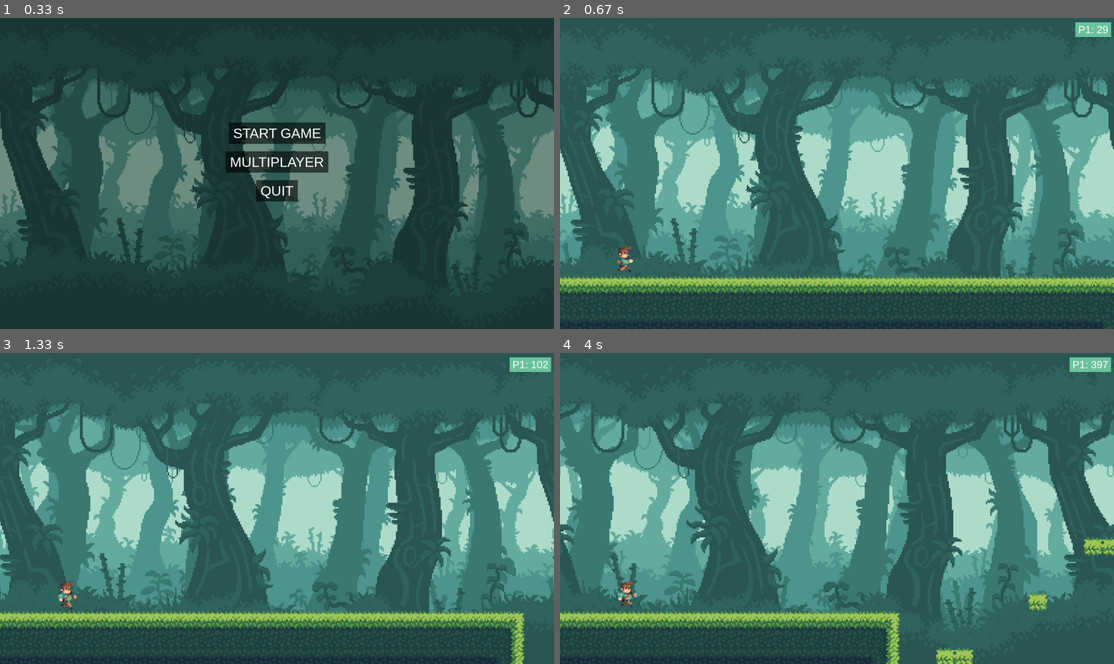
Above: before the commit, frames 1-4 (two rows, left to right).
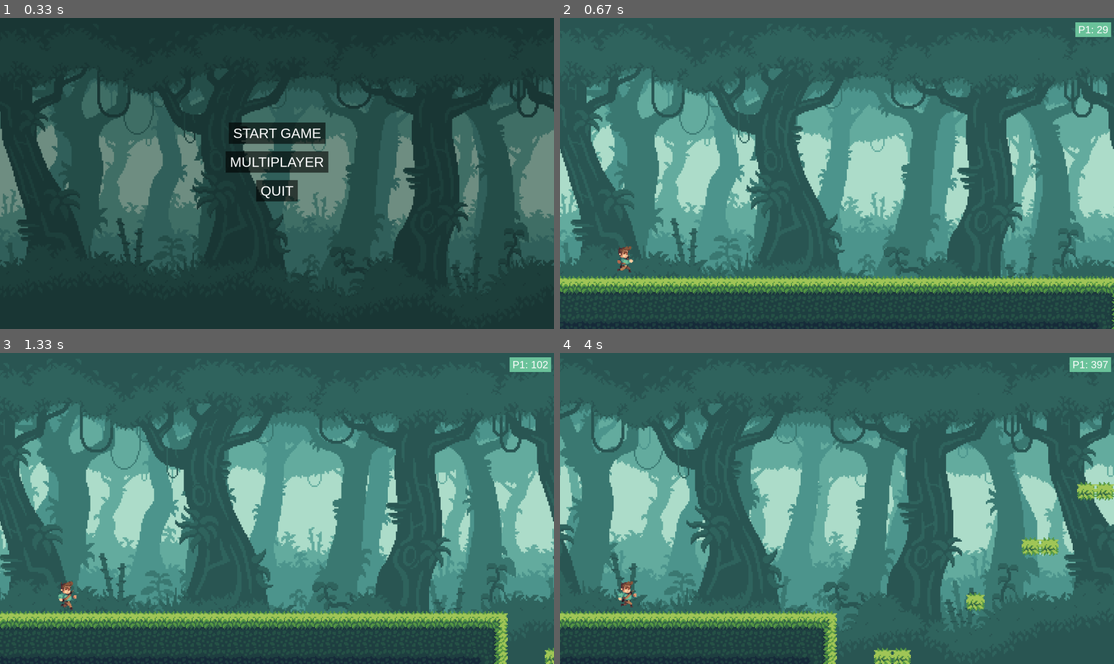
Above: after the commit, the same moments.

Repository: PyroJet1/Pygame-Multiplayer-Endless-Scroller
Game: pygame game, started from __main__.py
Two runs of this game, one before a commit and one after it. Both use one fixed random seed, a clock stepped at 60 frames per second and the inputs below.
Inputs:
- Up to frame 1 (0.33 s): no input
- Up to frame 2 (0.67 s): click "START GAME" at 0.38 s
- Up to frame 3 (1.33 s): tap D at 0.67 s
- Up to frame 4 (4 s): no input

Frame 1 is identical in both runs. In frame 2, 2.3% of the frame differs, in the area x 0-100%, y 83-100%; in frame 3, 3.5%; in frame 4, 4.4%, in the area x 0-100%, y 41-100%.

Commit message:
finalized world speed. networking begins now

Diff:
--- a/world.py
+++ b/world.py
@@ -29,7 +29,7 @@
         self.tile_size = 64
         self.ground_sprites = pygame.sprite.Group()
         self.spawn_x = 0
-        self.GROUND_SPEED = 4
+        self.GROUND_SPEED = 5
         self.start = 0
         self.start_x = 0
         self.start_y = 0
